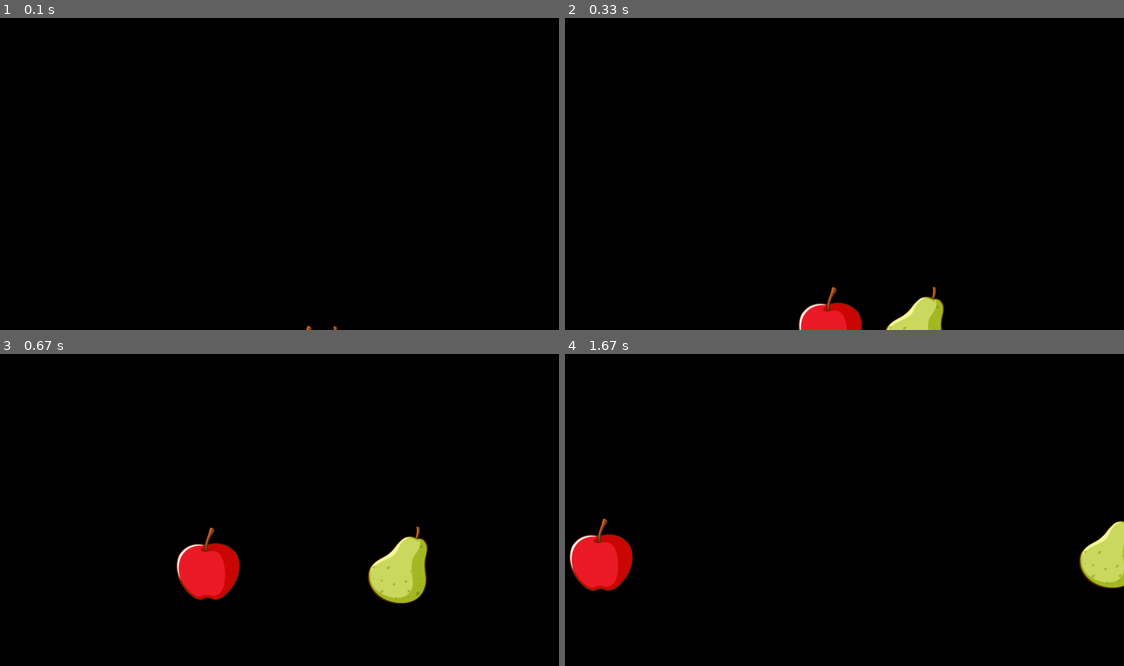
Above: before the commit, frames 1-4 (two rows, left to right).
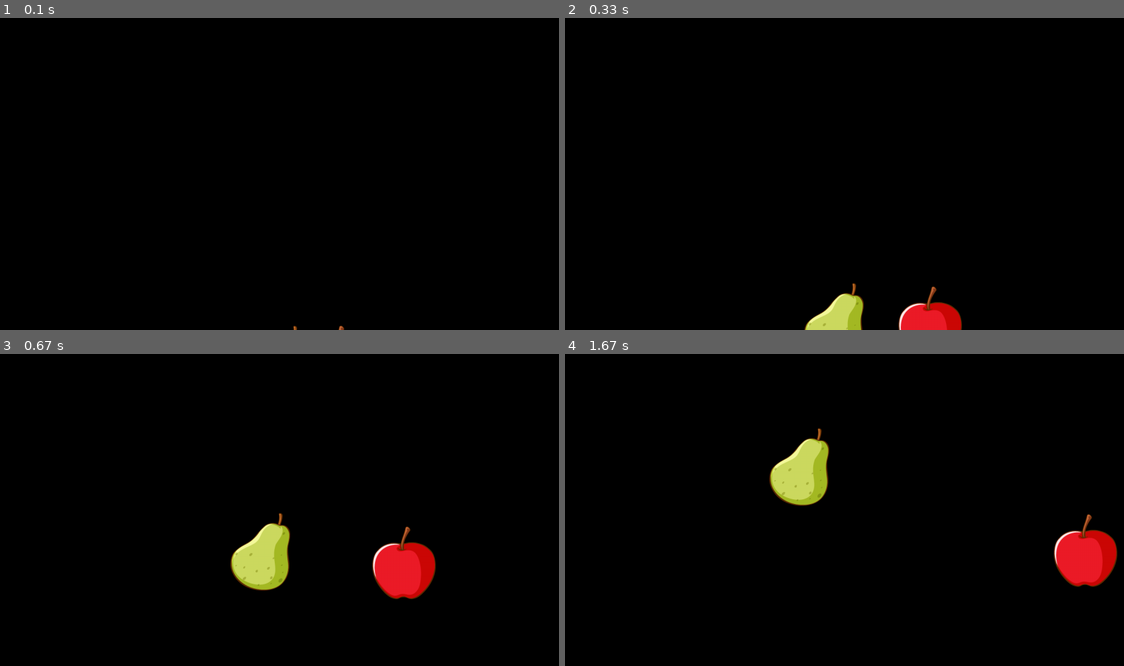
Above: after the commit, the same moments.

Repository: lorenzo-ottaviani/typing-game
Game: pygame game, started from test_fruits.py
Two runs of this game, one before a commit and one after it. Both use one fixed random seed, a clock stepped at 60 frames per second and the inputs below.
Inputs:
- Up to frame 1 (0.1 s): no input
- Up to frame 2 (0.33 s): no input
- Up to frame 3 (0.67 s): no input
- Up to frame 4 (1.67 s): no input

The runs differ from the first frame. In frame 1, less than 0.1% of the frame differs, in the area x 52-62%, y 98-100%; in frame 2, 2.2%; in frame 3, 5.4%; in frame 4, 5.7%, in the area x 0-100%, y 23-76%.

Commit message:
feat: add differents random choices for the two fruits

Diff:
--- a/test_fruits.py
+++ b/test_fruits.py
@@ -15,23 +15,47 @@
 x_min = 6/14 * SCREEN_WIDTH
 x_max = 8/14 * SCREEN_WIDTH
 
-objet = {"type": "random(object_types)", "x": uniform(x_min, x_max), "y": SCREEN_HEIGHT, "speed_x": uniform(-7, 7),
-         "speed_y": uniform(-17, -15), "apple": apple, "pear": pear}
 
-x_apple = uniform(x_min, x_max)
+def generate_object():
+    """"""
+    objet = {"type": "random(object_types)", "x": uniform(x_min, x_max), "y": SCREEN_HEIGHT,
+             "speed_x": uniform(-7, 7), "speed_y": uniform(-17, -15), "apple": apple, "pear": pear}
+    game_elements = [objet["x"], objet["y"], objet["speed_x"], objet["speed_y"]]
+    return game_elements
 
-x_pear = uniform(x_min, x_max)
 
-y_apple = SCREEN_HEIGHT
-y_pear = SCREEN_HEIGHT
+# objet = {"type": "random(object_types)", "x": uniform(x_min, x_max), "y": SCREEN_HEIGHT, "speed_x": uniform(-7, 7),
+#          "speed_y": uniform(-17, -15), "apple": apple, "pear": pear}
 
-speed_x_apple = uniform(-7, 7)
-speed_y_apple = uniform(-17, -15)
+fructificator1 = generate_object()
+fructificator2 = generate_object()
 
-speed_x_pear = uniform(-7, 7)
-speed_y_pear = uniform(-17, -15)
+# x_apple = uniform(x_min, x_max)
+#
+# x_pear = uniform(x_min, x_max)
+#
+# y_apple = SCREEN_HEIGHT
+# y_pear = SCREEN_HEIGHT
+#
+# speed_x_apple = uniform(-7, 7)
+# speed_y_apple = uniform(-17, -15)
+#
+# speed_x_pear = uniform(-7, 7)
+# speed_y_pear = uniform(-17, -15)
 
 t0 = pygame.time.get_ticks()  # Initial time
+
+# x_apple = objet["x"] + objet["speed_x"]
+# y_apple = objet["y"]
+
+# x_pear = objet["x"] + objet["speed_x"]
+# y_pear = objet["y"]
+
+x_apple = fructificator1[0] + fructificator1[2]
+y_apple = fructificator1[1]
+
+x_pear = fructificator2[0] + fructificator2[2]
+y_pear = fructificator1[1]
 
 running = True
 while running:
@@ -43,17 +67,17 @@
 
     t = (pygame.time.get_ticks() - t0) / 400  # Count the time during movement.
 
-    x_apple += speed_x_apple
-    y_apple += speed_y_apple * t + 5 * t**2
+    # x_apple += speed_x_apple
+    # y_apple += speed_y_apple * t + 5 * t**2
+    #
+    # x_pear += speed_x_pear
+    # y_pear += speed_y_pear * t + 5 * t ** 2
 
-    x_pear += speed_x_pear
-    y_pear += speed_y_pear * t + 5 * t ** 2
+    x_apple += fructificator1[2]
+    y_apple += fructificator1[3] * t + 5 * t ** 2
 
-    # x_apple = objet["x"] + objet["speed_x"]
-    # y_apple = objet["y"] + objet["speed_y"] * t + 5 * t ** 2
-    #
-    # x_pear = objet["x"] + objet["speed_x"]
-    # y_pear = objet["y"] + objet["speed_y"] * t + 5 * t ** 2
+    x_pear += fructificator2[2]
+    y_pear += fructificator2[3] * t + 5 * t ** 2
 
     screen.fill((0, 0, 0))  # Cancel old place of image during movement.
     screen.blit(apple, (x_apple, y_apple))
